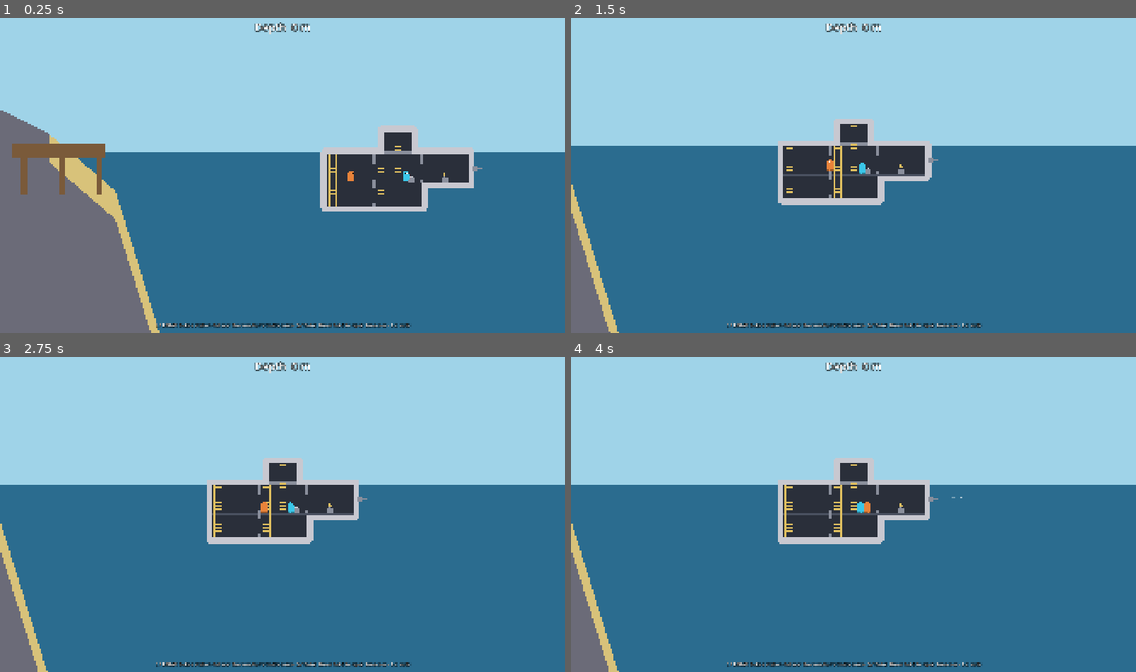
Above: before the commit, frames 1-4 (two rows, left to right).
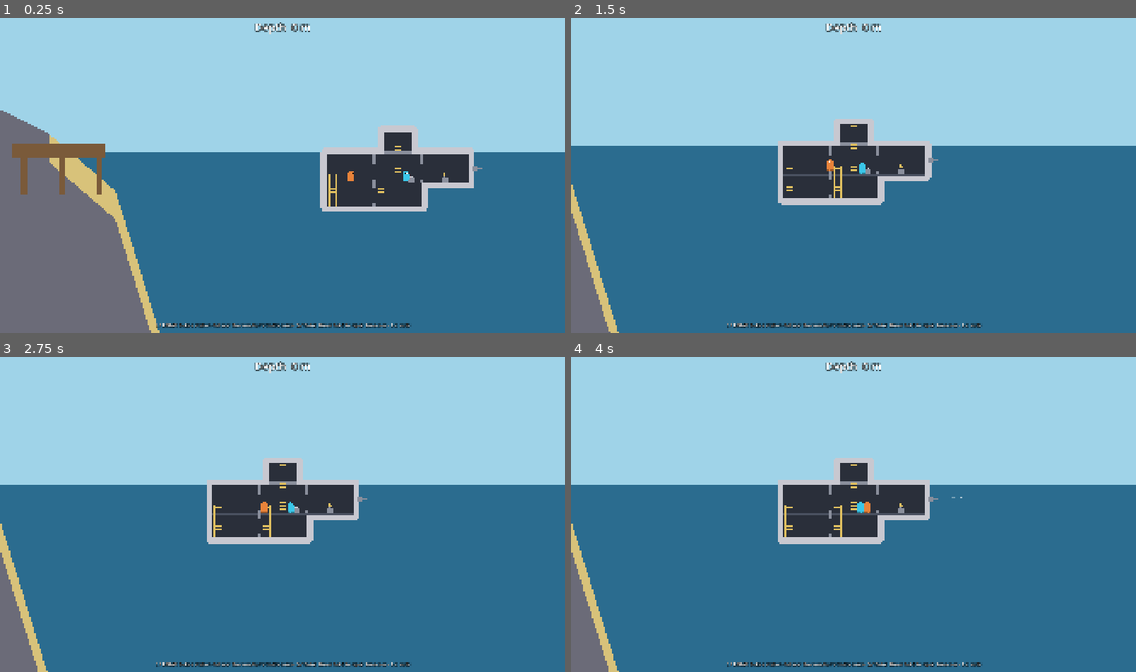
Above: after the commit, the same moments.

Repository: SnirNehemia/deeper
Game: Godot game, scene res://scenes/world.tscn
Same seed, same stepped clock (60 frames per second), same inputs: the game is played once before the commit and once after it.
Inputs:
- Up to frame 1 (0.25 s): no input
- Up to frame 2 (1.5 s): tap Enter at 0.5 s; hold D from 0.53 s (still down); tap E at 0.6 s; tap W at 0.77 s; tap Q at 1.35 s
- Up to frame 3 (2.75 s): tap W at 1.52 s; tap Space at 2 s; release D at 2.03 s; hold A from 2.03 s (still down); tap Shift at 2.1 s
- Up to frame 4 (4 s): tap Enter at 2.75, 2.85 s; release A at 2.78 s; hold D from 2.78 s (still down); tap W at 3.02, 3.77 s; tap E at 3.6 s

The runs differ from the first frame. In frame 1, 0.1% of the frame differs, in the area x 58-68%, y 43-57%; in frame 2, 0.1%; in frame 3, 0.2%; in frame 4, 0.2%, in the area x 37-48%, y 40-56%.

Commit message:
M3 Module A: shorten lower-deck ladders to one deck tall (playtest #1 revision #3)

Diff:
--- a/scripts/sub/sub.gd
+++ b/scripts/sub/sub.gd
@@ -519,13 +519,13 @@
 
 	# Ladders down from the middle room (to the claw room) and the engine
 	# room (to the storage room), through the floor openings above. Each shaft
-	# extends all the way up to the ceiling of the room above (not just to its
-	# floor) so a crew member standing anywhere in that room overlaps the
-	# ladder's grab zone — matching how the conning ladder spans nearly the
-	# whole room below it (playtest #1: lower-deck ladders were too fiddly to
-	# grab and couldn't be climbed down).
-	_add_ladder_shaft(CLAW_LADDER_X, CEIL_Y, LOWER_FLOOR_Y)
-	_add_ladder_shaft(STORAGE_LADDER_X, CEIL_Y, LOWER_FLOOR_Y)
+	# is one deck tall (the lower room's height) plus a small overlap (40px)
+	# above the floor opening, just enough for a crew member standing on the
+	# hatch on the main deck to grab it (playtest #1 revision #3: ladders were
+	# changed from spanning the full main-deck room above to a single-deck
+	# ladder, matching the reference layout).
+	_add_ladder_shaft(CLAW_LADDER_X, -40.0, LOWER_FLOOR_Y)
+	_add_ladder_shaft(STORAGE_LADDER_X, -40.0, LOWER_FLOOR_Y)
 
 func _build_ladder() -> void:
 	var deck_y := CEIL_Y - WALL_T
--- a/scripts/sub/sub_visual.gd
+++ b/scripts/sub/sub_visual.gd
@@ -51,8 +51,8 @@
 	_draw_ladder(0.0, conn_ceil_y, 0.0)
 	# Lower-deck ladders: middle room down to the claw room, engine room down
 	# to the storage room.
-	_draw_ladder(Sub.CLAW_LADDER_X, Sub.CEIL_Y, Sub.LOWER_FLOOR_Y)
-	_draw_ladder(Sub.STORAGE_LADDER_X, Sub.CEIL_Y, Sub.LOWER_FLOOR_Y)
+	_draw_ladder(Sub.CLAW_LADDER_X, -40.0, Sub.LOWER_FLOOR_Y)
+	_draw_ladder(Sub.STORAGE_LADDER_X, -40.0, Sub.LOWER_FLOOR_Y)
 
 	# Doorway between storage and the claw room (lower deck), with its header
 	# and door step.
